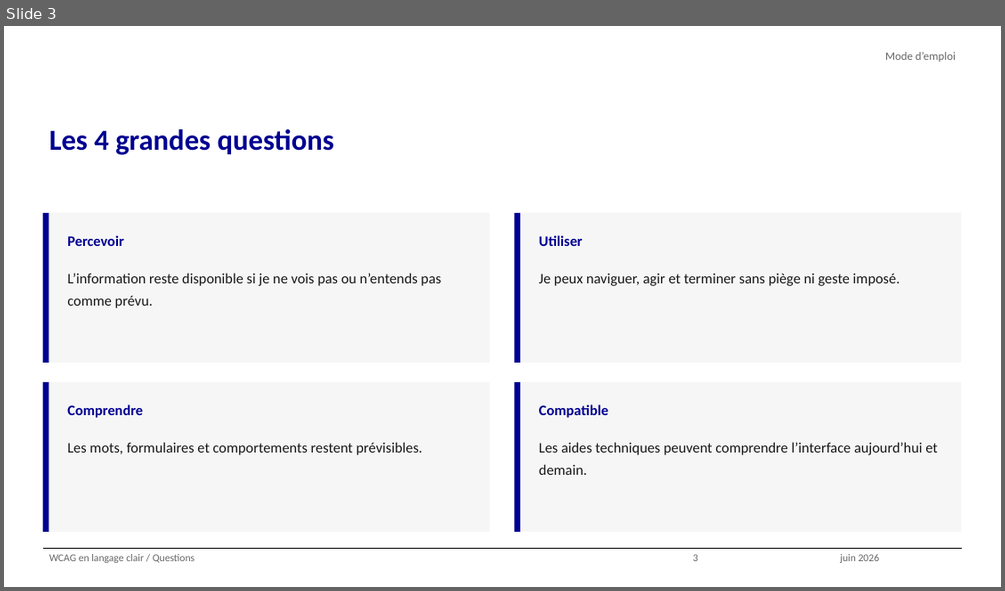
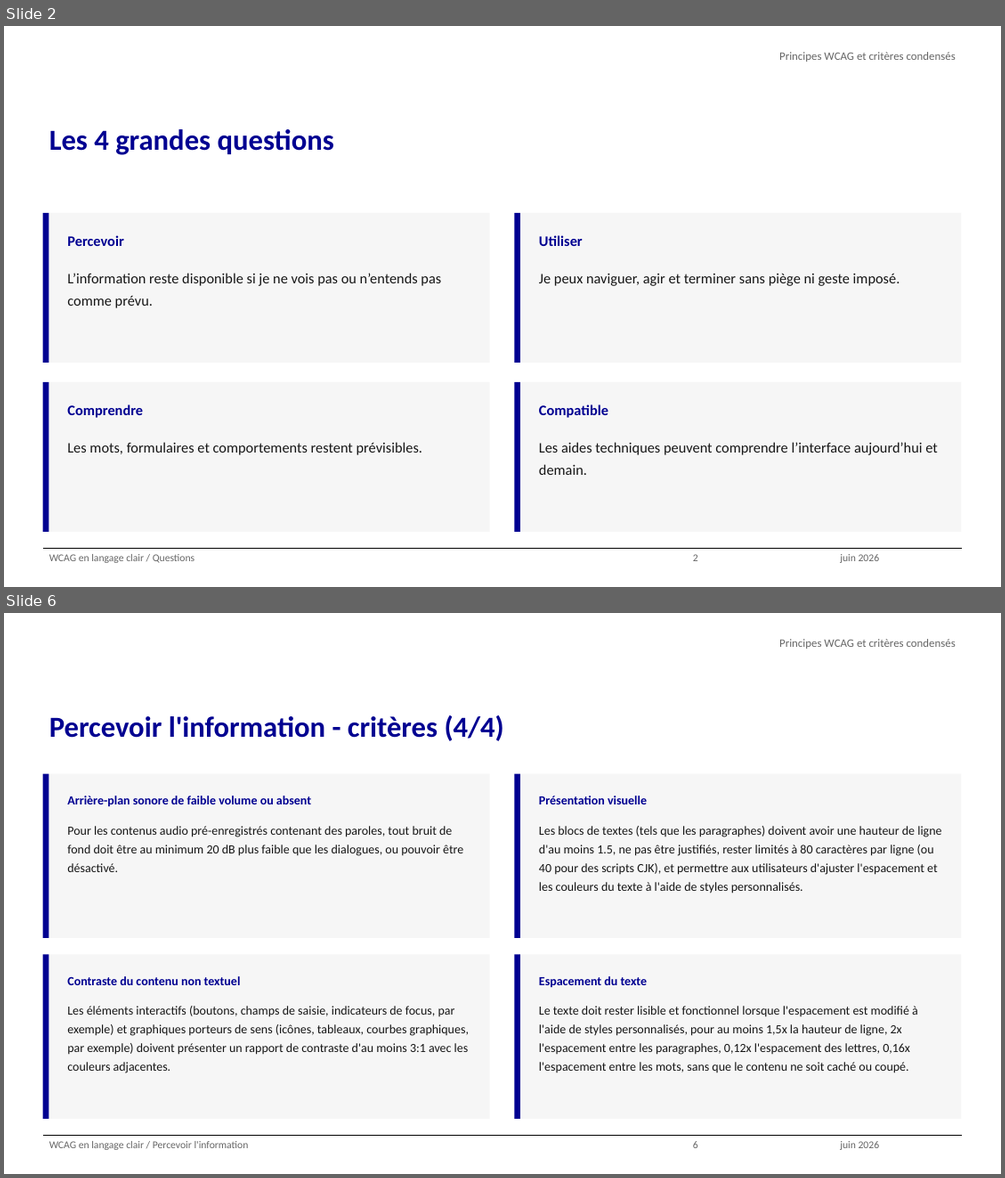
Before and after one commit to alexandra-guiderdoni/usine-fabrication-igpde-102846-ay11, a slide deck: WCAG en langage clair - condensé.pptx. Shown one above the other, each under a label of ours: slide 3 before the commit, slides 2 and 6 after it; the slides between them are not shown. The pictures are 1005x591 and 1005x1178 pixels, drawn with LibreOffice and Linux fonts; fonts in the diff are those of the drawing; background and template pictures are left out. Boxes give left, top, right and bottom in pixels: in the first picture for what was removed or moved away, otherwise in the second. Text is boxed around its words. In the diff, an @@ line names an element or a change of style, - is before the commit and + after.

```diff
--- a/WCAG en langage clair - condensé.pptx
+++ b/WCAG en langage clair - condensé.pptx
@@ slide 6 added at [4,613,1001,1174], background #FFFFFF; not listed: 1 template element that a slide beside it also shows @@
@@ text added at [779,639,955,649], 11 pt, text #666666 @@
+Principes WCAG et critères condensés
@@ title added at [49,715,504,741], 28 pt, text #000091, bold @@
+Percevoir l'information - critères (4/4)
@@ rectangle added at [43,774,48,938], fill #000091 @@
@@ rectangle added at [48,774,489,938], fill #F6F6F6 @@
@@ text added at [67,795,311,807], 12 pt, text #000091, bold @@
+Arrière-plan sonore de faible volume ou absent
@@ rectangle added at [514,774,520,938], fill #000091 @@
@@ rectangle added at [520,774,961,938], fill #F6F6F6 @@
@@ text added at [539,795,647,804], 12 pt, text #000091, bold @@
+Présentation visuelle
@@ text added at [67,826,463,872], 12 pt, text #161616 @@
+Pour les contenus audio pré-enregistrés contenant des paroles, tout bruit de fond doit être au minimum 20 dB plus faible que les dialogues, ou pouvoir être désactivé.
@@ text added at [539,826,941,893], 12 pt, text #161616 @@
+Les blocs de textes (tels que les paragraphes) doivent avoir une hauteur de ligne d'au moins 1.5, ne pas être justifiés, rester limités à 80 caractères par ligne (ou 40 pour des scripts CJK), et permettre aux utilisateurs d'ajuster l'espacement et les couleurs du texte à l'aide de styles personnalisés.
@@ rectangle added at [43,954,48,1118], fill #000091 @@
@@ rectangle added at [48,954,489,1118], fill #F6F6F6 @@
@@ rectangle added at [514,954,520,1118], fill #000091 @@
@@ rectangle added at [520,954,961,1118], fill #F6F6F6 @@
@@ text added at [67,976,241,985], 12 pt, text #000091, bold @@
+Contraste du contenu non textuel
@@ text added at [539,976,647,988], 12 pt, text #000091, bold @@
+Espacement du texte
@@ text added at [67,1005,469,1073], 12 pt, text #161616 @@
+Les éléments interactifs (boutons, champs de saisie, indicateurs de focus, par exemple) et graphiques porteurs de sens (icônes, tableaux, courbes graphiques, par exemple) doivent présenter un rapport de contraste d'au moins 3:1 avec les couleurs adjacentes.
@@ text added at [539,1005,918,1073], 12 pt, text #161616 @@
+Le texte doit rester lisible et fonctionnel lorsque l'espacement est modifié à l'aide de styles personnalisés, pour au moins 1,5x la hauteur de ligne, 2x l'espacement entre les paragraphes, 0,12x l'espacement des lettres, 0,16x l'espacement entre les mots, sans que le contenu ne soit caché ou coupé.
@@ text added at [49,1141,249,1150], 10 pt, text #666666 @@
+WCAG en langage clair / Percevoir l'information
@@ text added at [693,1141,698,1148], 10 pt, text #666666 @@
+6
@@ text added at [840,1141,880,1150], 10 pt, text #666666 @@
+juin 2026
@@ what was slide 3 is now slide 2 @@
@@ slide 2 changed as well @@
@@ text at [779,52,955,62]: text changed @@
-Mode d’emploi
+Principes WCAG et critères condensés
```
Also in this commit, not shown: 1 other slide changed, 10 other slides added, 21 slides removed, 4 other files.
